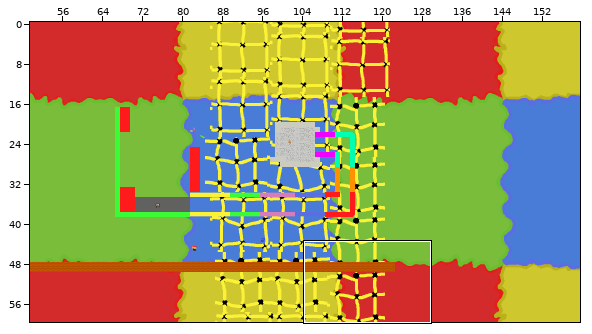
Two states of a Tiled map (JSON), resources/mapData/mcDungeon.tmj. Above: a wide view before the commit, with the close-up outlined.
Close-up. Before the commit:
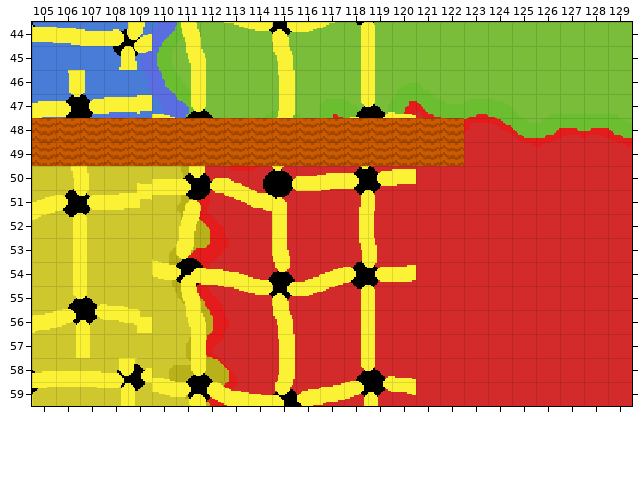
Cells are 16x16 px. Shown: x 105..129, y 44..59. The commit also changed other parts of the map, which this record leaves out.
And afterwards:
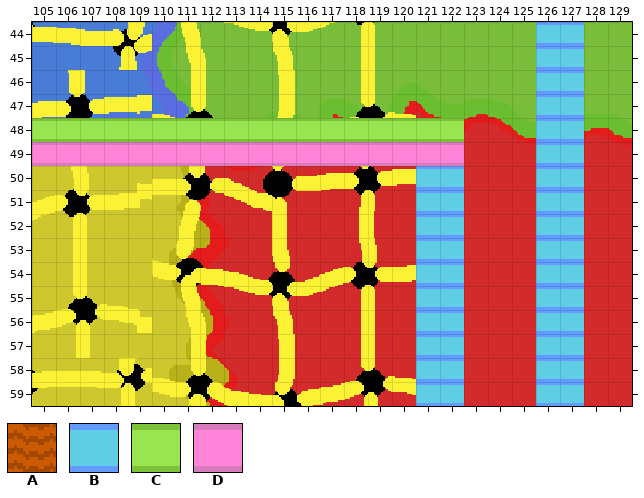
Key: from "Dirt 2D A": A 0; from "mcdungeionTileset": B 9, C 13, D 17.
_ is an empty cell.
Diff:
{"where": "layer \"Tile Layer 1\""}
{"y":44,"x":126,"old":"__","new":"BB"}
{"y":45,"x":126,"old":"__","new":"BB"}
{"y":46,"x":126,"old":"__","new":"BB"}
{"y":47,"x":126,"old":"__","new":"BB"}
{"y":48,"x":105,"old":"AAAAAAAAAAAAAAAAAA","new":"CCCCCCCCCCCCCCCCCC"}
{"y":48,"x":126,"old":"__","new":"BB"}
{"y":49,"x":105,"old":"AAAAAAAAAAAAAAAAAA","new":"DDDDDDDDDDDDDDDDDD"}
{"y":49,"x":126,"old":"__","new":"BB"}
{"y":50,"x":121,"old":"__","new":"BB"}
{"y":50,"x":126,"old":"__","new":"BB"}
{"y":51,"x":121,"old":"__","new":"BB"}
{"y":51,"x":126,"old":"__","new":"BB"}
{"y":52,"x":121,"old":"__","new":"BB"}
{"y":52,"x":126,"old":"__","new":"BB"}
{"y":53,"x":121,"old":"__","new":"BB"}
{"y":53,"x":126,"old":"__","new":"BB"}
{"y":54,"x":121,"old":"__","new":"BB"}
{"y":54,"x":126,"old":"__","new":"BB"}
{"y":55,"x":121,"old":"__","new":"BB"}
{"y":55,"x":126,"old":"__","new":"BB"}
{"y":56,"x":121,"old":"__","new":"BB"}
{"y":56,"x":126,"old":"__","new":"BB"}
{"y":57,"x":121,"old":"__","new":"BB"}
{"y":57,"x":126,"old":"__","new":"BB"}
{"y":58,"x":121,"old":"__","new":"BB"}
{"y":58,"x":126,"old":"__","new":"BB"}
{"y":59,"x":121,"old":"__","new":"BB"}
{"y":59,"x":126,"old":"__","new":"BB"}
